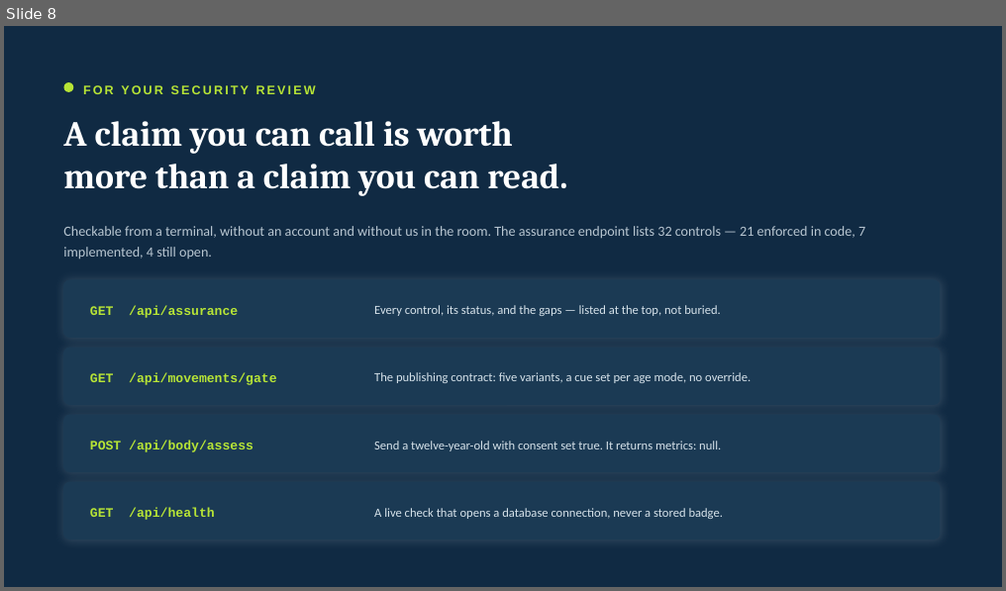
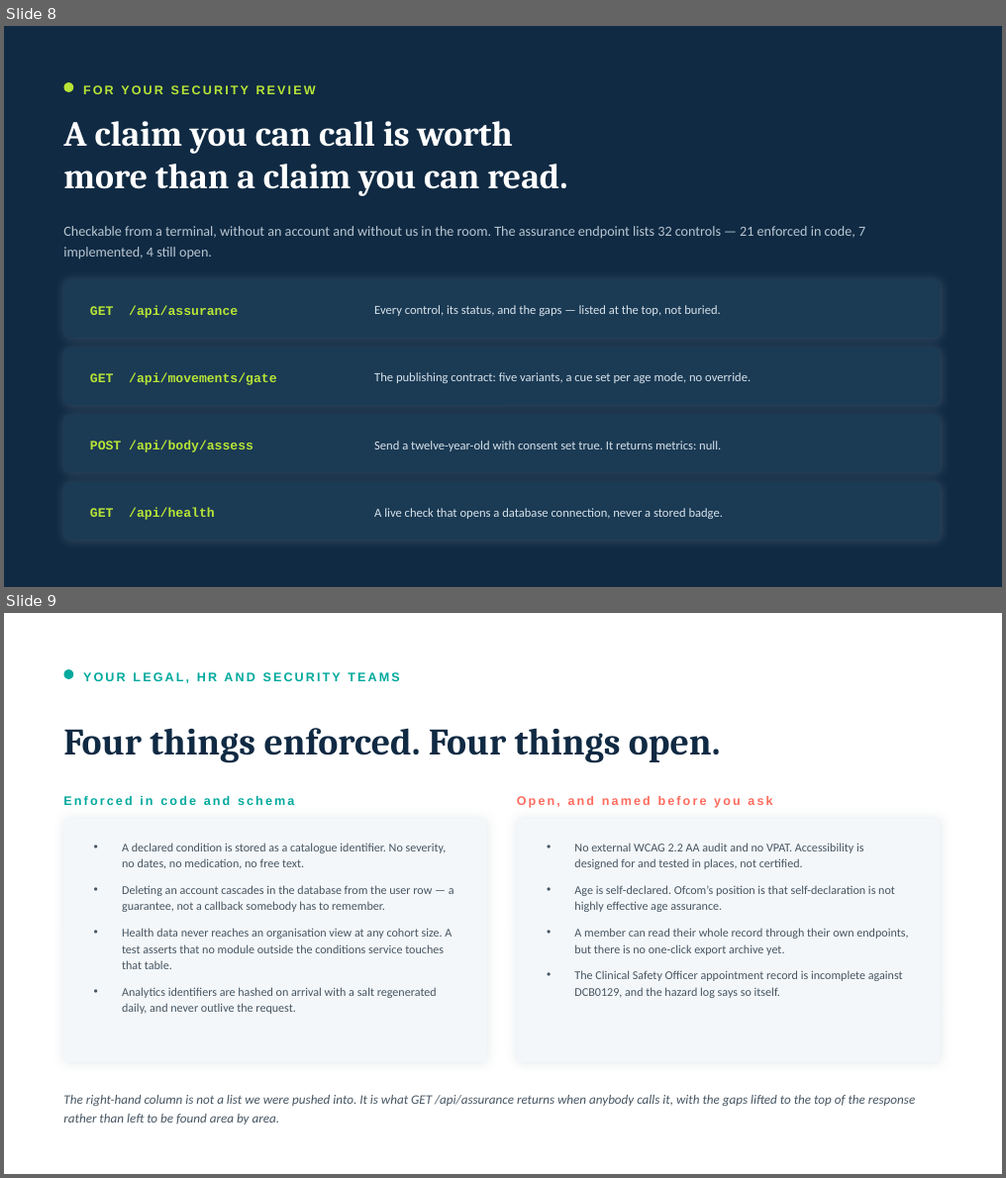
Before and after one commit to jnnseya-cpu/JESSIE, a slide deck: docs/sales/JESS-MOVE-for-organisations.pptx. Shown one above the other, each under a label of ours: slide 8 before the commit, slides 8 and 9 after it. The pictures are 1006x591 and 1006x1178 pixels, drawn with LibreOffice and Linux fonts; fonts in the diff are those of the drawing. Boxes give left, top, right and bottom in pixels: in the first picture for what was removed or moved away, otherwise in the second. Text is boxed around its words. In the diff, an @@ line names an element or a change of style, - is before the commit and + after.

```diff
--- a/docs/sales/JESS-MOVE-for-organisations.pptx
+++ b/docs/sales/JESS-MOVE-for-organisations.pptx
@@ slide 9 added at (4,613,1002,1174), background #FFFFFF @@
@@ ellipse added at (63,669,73,679), fill #00A99D @@
@@ text added at (83,672,399,683), 12 pt, text #00A99D, bold @@
+YOUR LEGAL, HR AND SECURITY TEAMS
@@ text added at (63,728,721,763), 36 pt, text #102A43, bold @@
+Four things enforced. Four things open.
@@ text added at (63,796,294,805), 12 pt, text #00A99D, bold @@
+Enforced in code and schema
@@ rounded rectangle added at (63,819,487,1062), fill #F4F7F9, outline #F4F7F9 1 pt @@
@@ text added at (517,796,772,808), 12 pt, text #FF6B5E, bold @@
+Open, and named before you ask
@@ rounded rectangle added at (517,819,940,1062), fill #F4F7F9, outline #F4F7F9 1 pt @@
@@ text added at (122,843,454,1014), 11.5 pt, text #475663 @@
+• A declared condition is stored as a catalogue identifier. No severity, no dates, no medication, no free text.
+• Deleting an account cascades in the database from the user row — a guarantee, not a callback somebody has to remember.
+• Health data never reaches an organisation view at any cohort size. A test asserts that no module outside the conditions service touches that table.
+• Analytics identifiers are hashed on arrival with a salt regenerated daily, and never outlive the request.
@@ text added at (574,843,908,998), 11.5 pt, text #475663 @@
+• No external WCAG 2.2 AA audit and no VPAT. Accessibility is designed for and tested in places, not certified.
+• Age is self-declared. Ofcom’s position is that self-declaration is not highly effective age assurance.
+• A member can read their whole record through their own endpoints, but there is no one-click export archive yet.
+• The Clinical Safety Officer appointment record is incomplete against DCB0129, and the hazard log says so itself.
@@ text added at (63,1095,915,1125), 12.5 pt, text #475663, italic @@
+The right-hand column is not a list we were pushed into. It is what GET /api/assurance returns when anybody calls it, with the gaps lifted to the top of the response rather than left to be found area by area.
```
Also in this commit, not shown: 2 slides changed, 3 other files.
